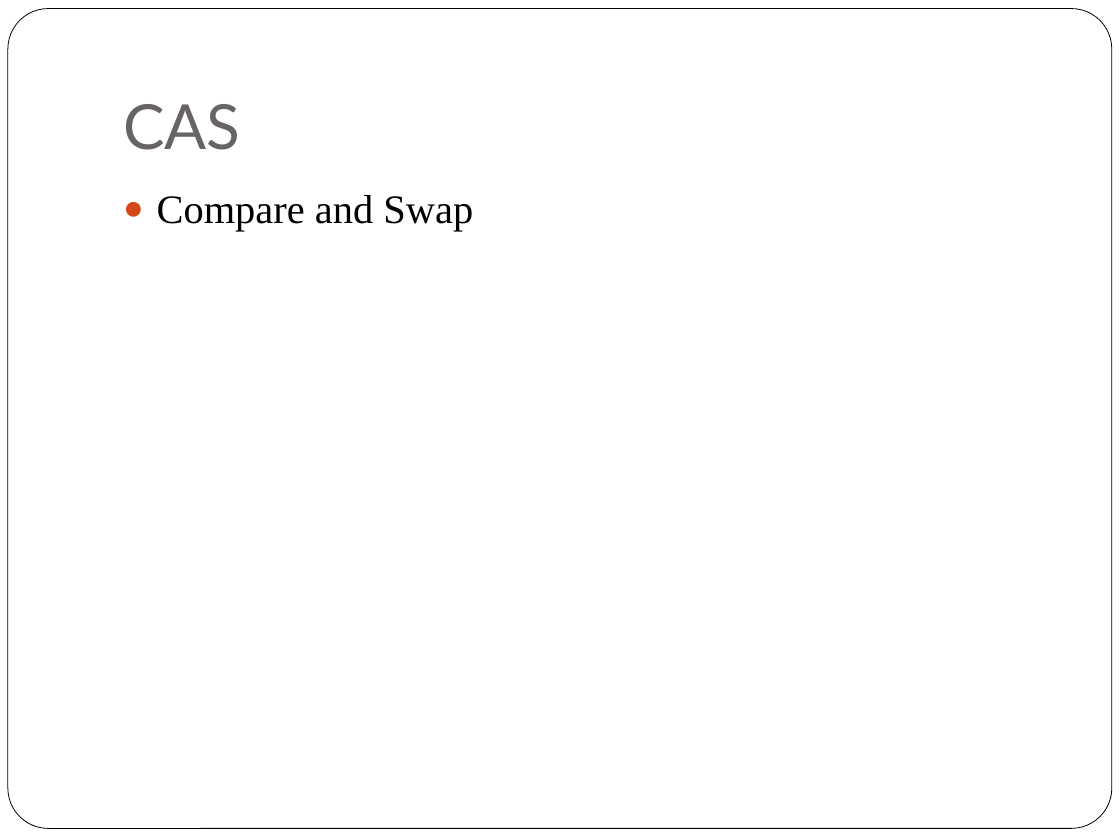
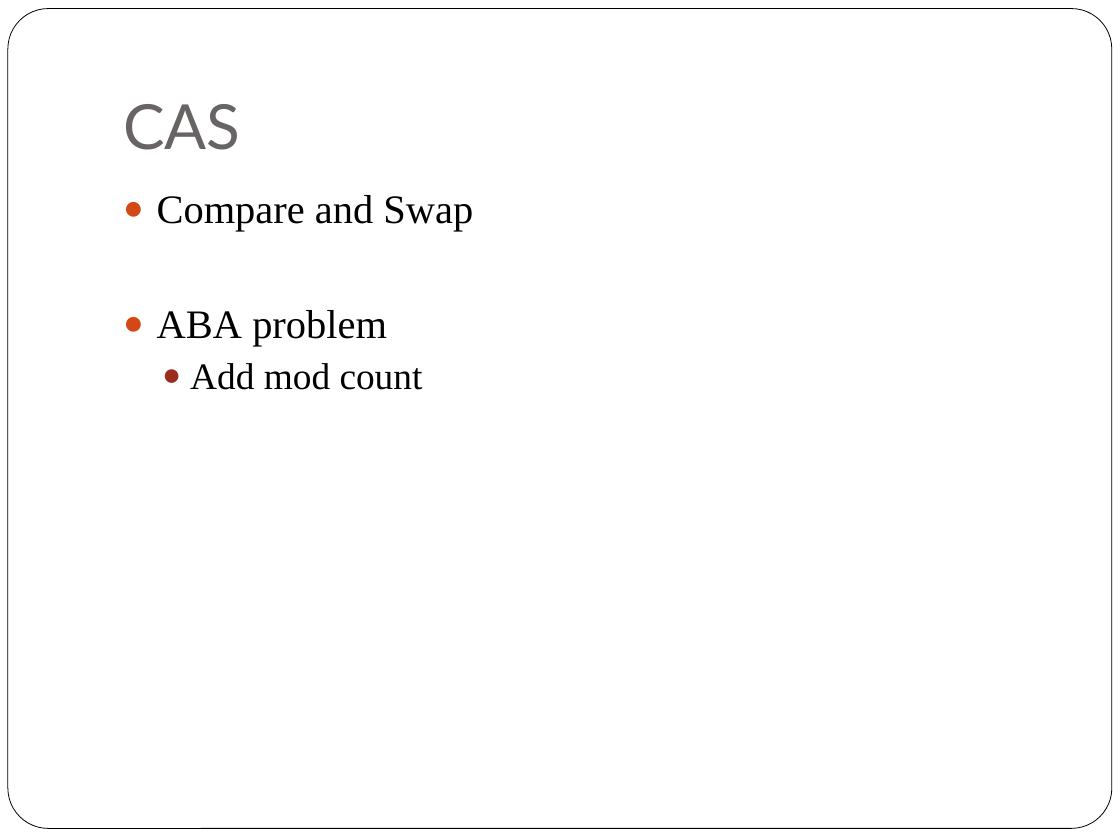
Before and after one commit to NickyQian/Practice, a slide deck: slide 10 of Document/Java Concurrency.pptx. Drawn at 1120x840 pixels with LibreOffice and Linux fonts; fonts in the diff are those of the drawing. Boxes give left, top, right and bottom in pixels: in the first picture for what was removed or moved away, otherwise in the second. Text is boxed around its words. In the diff, an @@ line names an element or a change of style, - is before the commit and + after.

```diff
--- a/Document/Java Concurrency.pptx
+++ b/Document/Java Concurrency.pptx
@@ text at bbox=[157, 310, 423, 390]: paragraphs added @@
+● ABA problem
+  ● Add mod count
```
Also in this commit, not shown: 8 other slides changed, 11 slides added, 2 slides removed.
